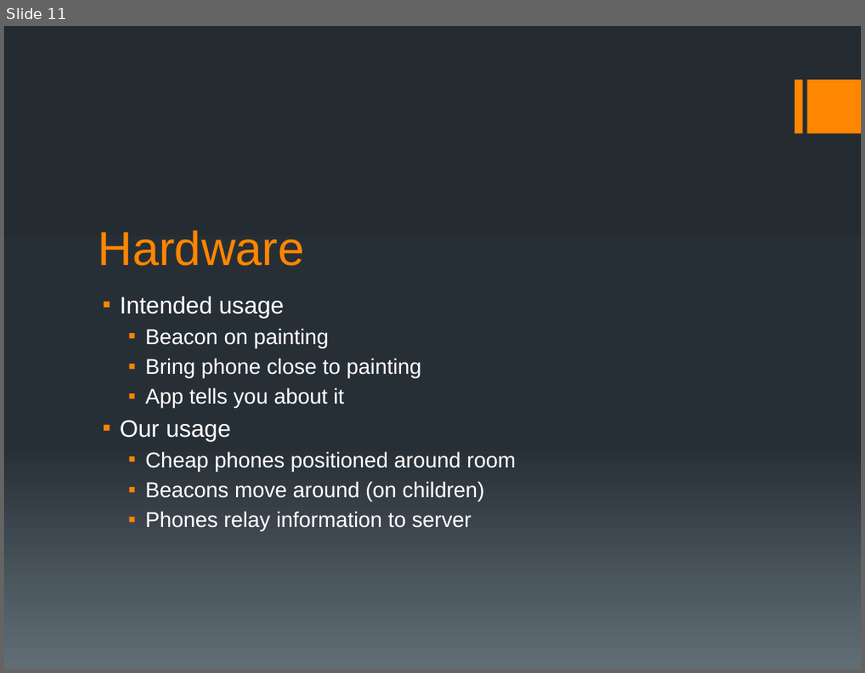
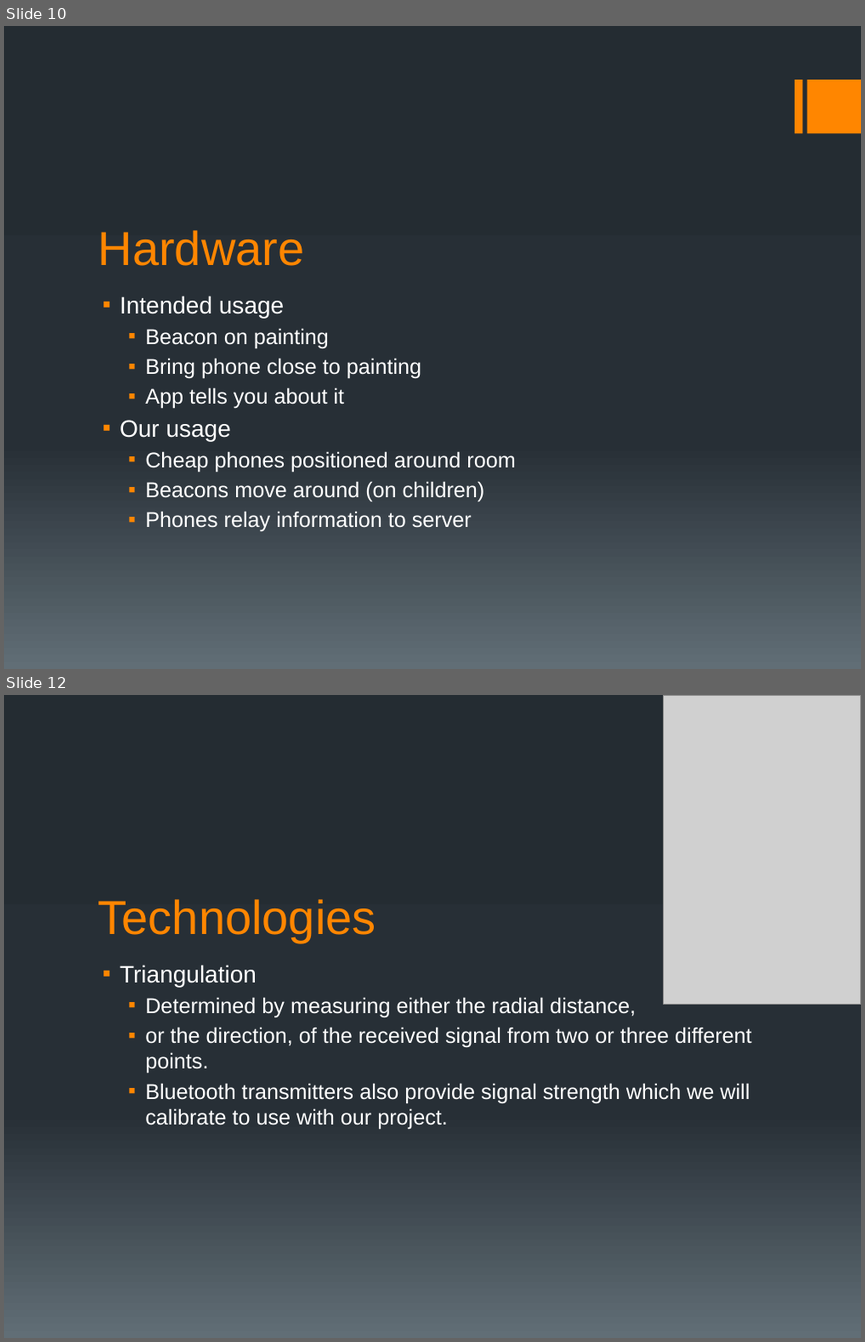
Before and after one commit to MrBean355/KinderFinder, a slide deck: Documentation/Presentations/MAU Tech - Demo 3.pptx. Shown one above the other, each under a label of ours: slide 11 before the commit, slides 10 and 12 after it; the slides between them are not shown. The pictures are 865x673 and 865x1342 pixels, drawn with LibreOffice and Linux fonts; fonts in the diff are those of the drawing; grey boxes stand for pictures. Boxes give left, top, right and bottom in pixels: in the first picture for what was removed or moved away, otherwise in the second. Text is boxed around its words. In the diff, an @@ line names an element or a change of style, - is before the commit and + after.

Commit message:
Transmitter udpates

```diff
--- a/Documentation/Presentations/MAU Tech - Demo 3.pptx
+++ b/Documentation/Presentations/MAU Tech - Demo 3.pptx
@@ slide 12 added at (4, 695, 861, 1338), background gradient #242C33 to #273037 to #636D76; not listed: 1 template element that a slide beside it also shows @@
@@ picture added at (664, 695, 861, 1004) @@
@@ title added at (98, 899, 376, 942), 40 pt, text #FF8600 @@
+Technologies
@@ text added at (120, 964, 752, 1129), 18 pt, text #FFFFFF @@
+▪ Triangulation
+  ▪ Determined by measuring either the radial distance,
+  ▪ or the direction, of the received signal from two or three different points.
+  ▪ Bluetooth transmitters also provide signal strength which we will calibrate to use with our project.
@@ what was slide 11 is now slide 10 @@
```
Also in this commit, not shown: 1 slide changed, 1 other slide added, 1 slide removed, 20 other files.
